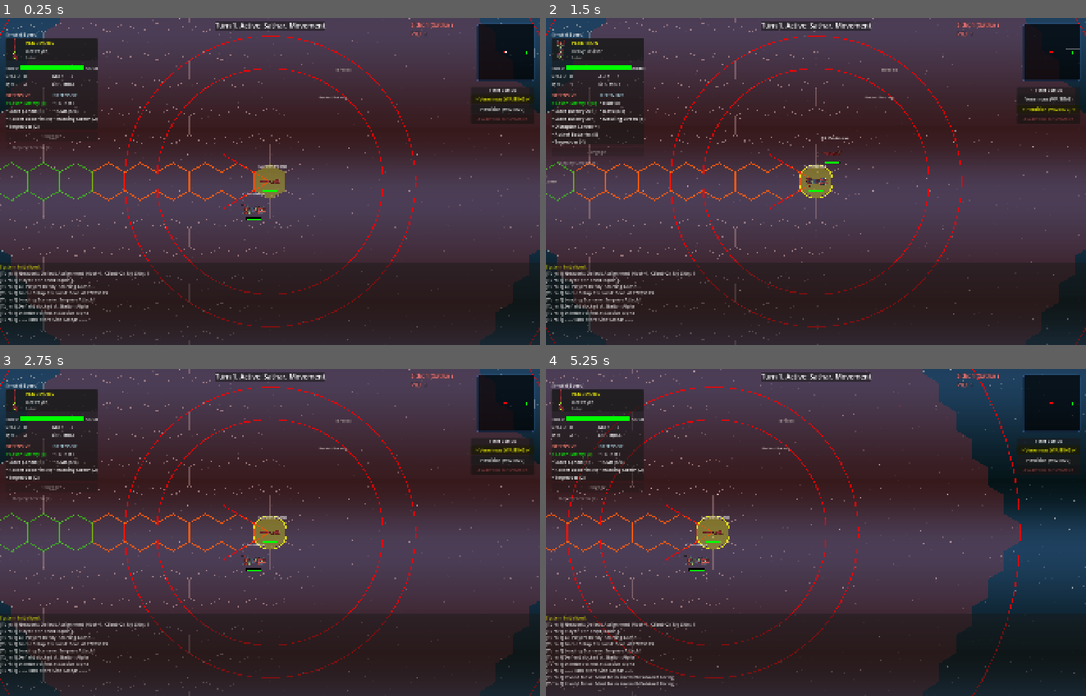
Above: before the commit, frames 1-4 (two rows, left to right).
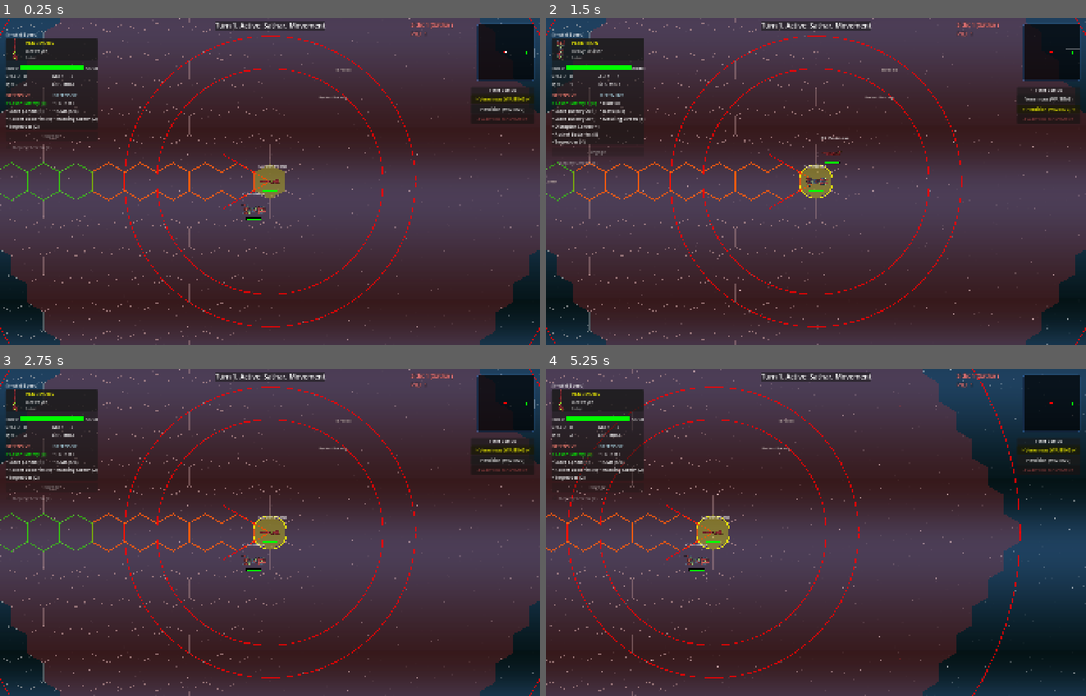
Above: after the commit, the same moments.

Repository: jjeffers/sf-kh-simulator
Game: Godot game, scene res://Scenes/Main.tscn
Same seed, same stepped clock (60 frames per second), same inputs: the game is played once before the commit and once after it. This scene is started directly instead of the project's main scene.
Inputs (mouse positions are in pixels of both pictures, inside the frame that each line leads up to):
- Up to frame 1 (0.25 s): no input
- Up to frame 2 (1.5 s): click "> Venemous (WAITING) <" at 0.5 s; click "Perdition (WAITING)" at 1.25 s
- Up to frame 3 (2.75 s): click "Venemous (WAITING)" at 2 s
- Up to frame 4 (5.25 s): tap Enter at 2.75 s; drag from (1053, 404) to (870, 460) at 2.77 s; tap Space at 3.5 s; drag from (708, 548) to (789, 597) at 3.52 s; move the mouse to (870, 460) at 4.27 s; hold D 4.28-5 s; tap Q at 4.35 s; drag from (789, 597) to (654, 483) at 5.02 s

The runs differ from the first frame. In frame 1, 1.7% of the frame differs, in the area x 0-100%, y 74-100%; in frame 2, 1.7%; in frame 3, 1.7%; in frame 4, 1.9%, in the area x 0-98%, y 74-100%.

Commit message:
Feat: Add Tilde (~) toggler for Game Log window

Diff:
--- a/Scripts/GameManager.gd
+++ b/Scripts/GameManager.gd
@@ -547,14 +547,15 @@
 
 	# Combat Log
 	# Combat Log
-	var log_panel = PanelContainer.new()
+	panel_log_container = PanelContainer.new()
+	panel_log_container.visible = false
 	# Explicit anchors for bottom 25% of screen
-	log_panel.anchor_left = 0.0
-	log_panel.anchor_right = 1.0
-	log_panel.anchor_top = 0.75
-	log_panel.anchor_bottom = 1.0
-	log_panel.modulate.a = 0.8
-	ui_layer.add_child(log_panel)
+	panel_log_container.anchor_left = 0.0
+	panel_log_container.anchor_right = 1.0
+	panel_log_container.anchor_top = 0.75
+	panel_log_container.anchor_bottom = 1.0
+	panel_log_container.modulate.a = 0.8
+	ui_layer.add_child(panel_log_container)
 
 	combat_log = RichTextLabel.new()
 	combat_log.scroll_following = true
@@ -562,7 +563,7 @@
 	combat_log.text = "[color=yellow]System Initialized.[/color]\n" # Debug text
 	combat_log.size_flags_horizontal = Control.SIZE_EXPAND_FILL
 	combat_log.size_flags_vertical = Control.SIZE_EXPAND_FILL
-	log_panel.add_child(combat_log)
+	panel_log_container.add_child(combat_log)
 
 	# Game Over Panel
 	panel_game_over = PanelContainer.new()
@@ -719,6 +720,7 @@
 var mini_map: MiniMap
 
 var combat_log: RichTextLabel
+var panel_log_container: PanelContainer
 
 # Game Over UI
 var panel_game_over: PanelContainer
@@ -3945,6 +3947,14 @@
 
 
 func _unhandled_input(event):
+	# Universal Global Hotkeys
+	if event is InputEventKey and event.pressed and not event.echo:
+		if event.keycode == KEY_QUOTELEFT or event.keycode == KEY_ASCIITILDE:
+			if is_instance_valid(panel_log_container):
+				panel_log_container.visible = !panel_log_container.visible
+			get_viewport().set_input_as_handled()
+			return
+
 	# Client-Side View Controls (Always Allowed)
 	if event is InputEventMouseButton and event.pressed:
 		# Zoom Handling
--- /dev/null
+++ b/test_empty_audio.gd
@@ -0,0 +1,7 @@
+extends SceneTree
+func _init():
+    var player = AudioStreamPlayer.new()
+    # player.stream is null
+    player.play()
+    print("FINISHED PLAY")
+    quit()
Not shown, changed: bugs.md
Not shown, added: ci_startup.log
Not shown, added: old_passing_run.log
